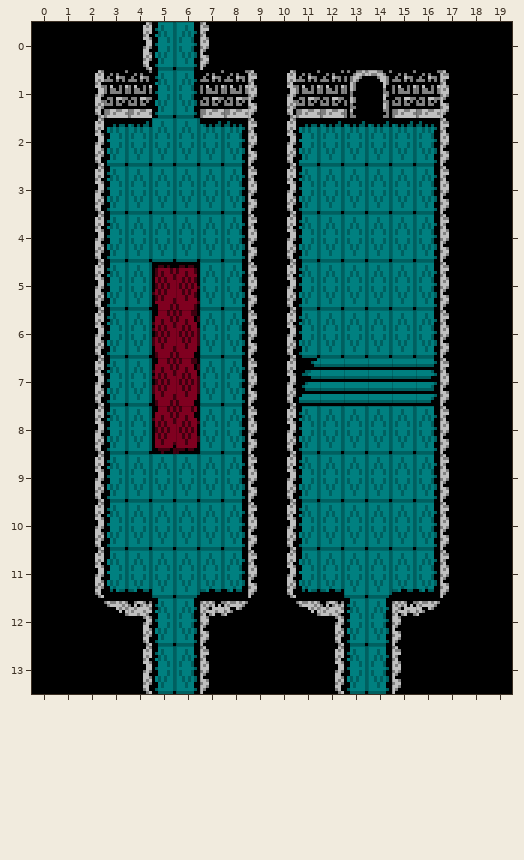
Two versions of a level (Tiled map, tiled/castle_room_5.tmx). The picture above is the old version.
Cells are 8x16 px. Shown: x 0..19, y 0..13.
Now the later version:
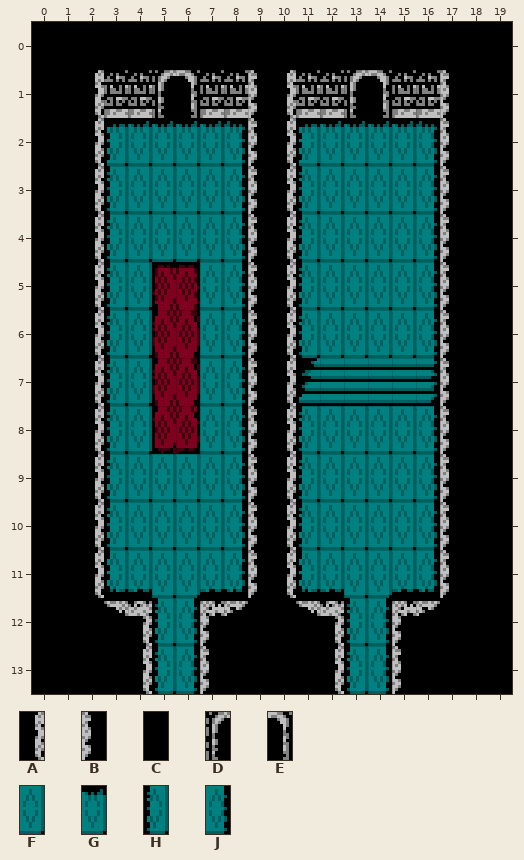
Key: from "castle_stone": A 3, B 4, C 8, D 11, E 12; from "castle_tile": F 0, G 2, H 4, J 5.
_ is an empty cell.
Changes in this commit:
Layer "Tile Layer 1":
y 0: x 4..7 AHJB -> CCCC
y 1: x 5..6 HJ -> DE
y 2: x 5..6 FF -> GG
